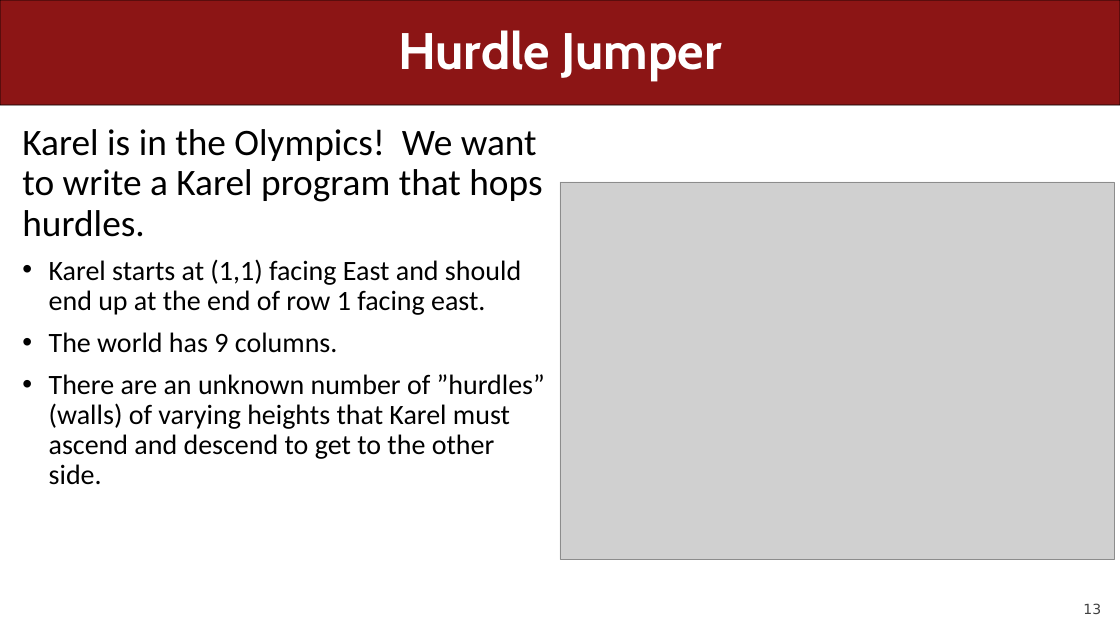
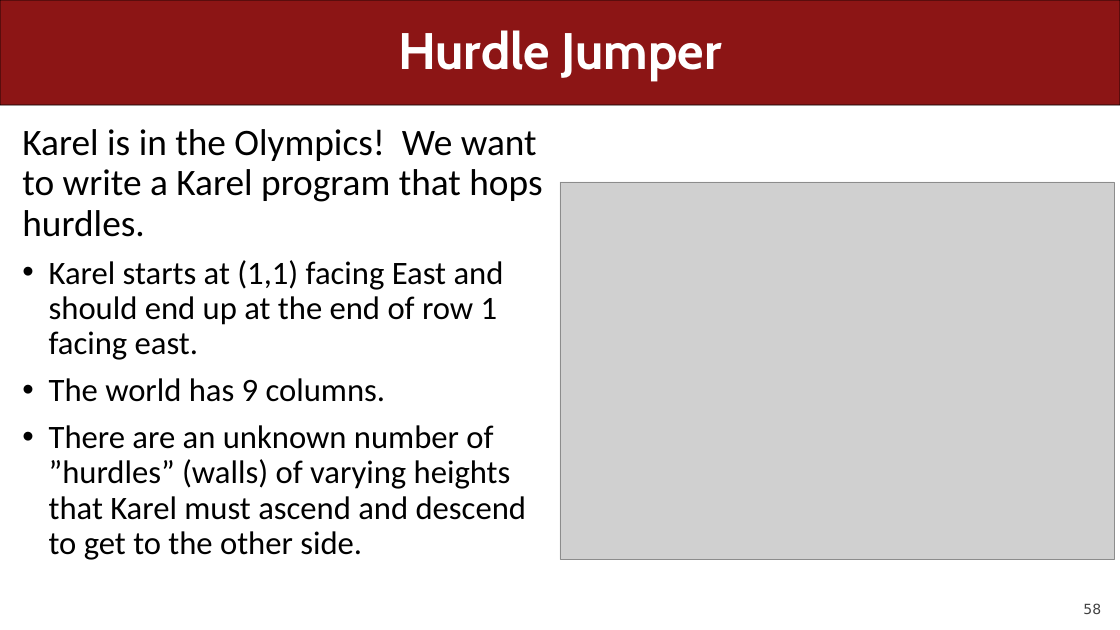
Before and after one commit to csbridge/csbridge2020, a slide deck: slide 58 of docs/slides/Lecture3.pptx (slide 13 before the commit). Drawn at 1120x630 pixels with LibreOffice and Linux fonts; fonts in the diff are those of the drawing; grey boxes stand for pictures. Boxes give left, top, right and bottom in pixels: in the first picture for what was removed or moved away, otherwise in the second. Text is boxed around its words. In the diff, an @@ line names an element or a change of style, - is before the commit and + after.

```diff
--- a/docs/slides/Lecture3.pptx
+++ b/docs/slides/Lecture3.pptx
@@ text at [49,260,526,560]: size 24 to 28 pt in "Karel starts at (1,1) facing East and ...", "The world has 9 columns.", "There are an unknown number of ”hurdles” ..." @@
@@ page number at [1083,603,1101,614]: text changed @@
-13
+58
```
Also in this commit, not shown: 2 other slides changed, 50 slides added, 2 other files.
